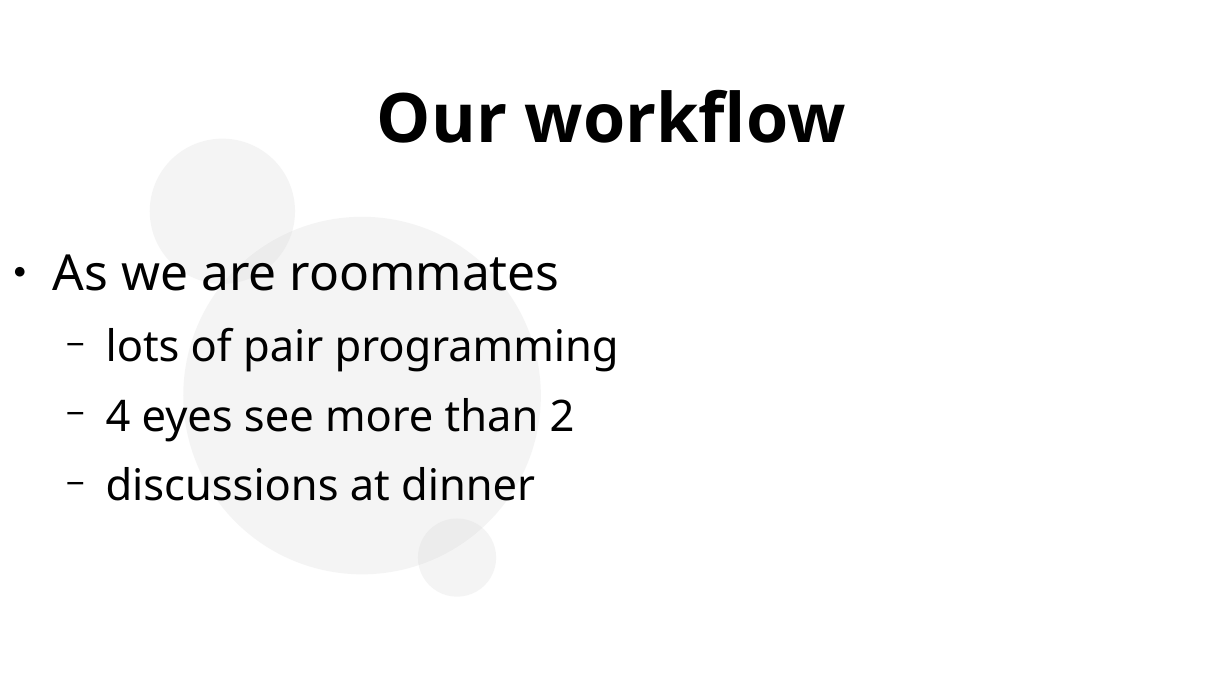
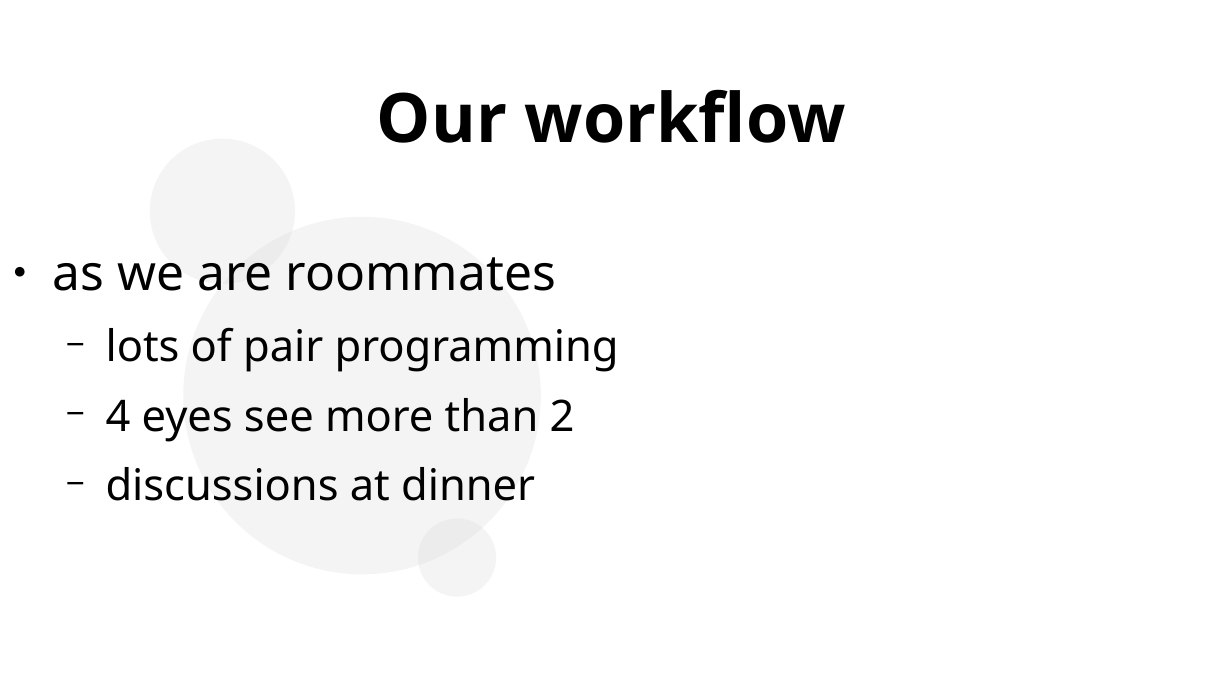
Before and after one commit to devLeitner/384.068-infineon, a slide deck: slide 3 of report/presentation.odp. Drawn at 1232x693 pixels with LibreOffice and Linux fonts; fonts in the diff are those of the drawing; background and template pictures are left out. Boxes give left, top, right and bottom in pixels: in the first picture for what was removed or moved away, otherwise in the second. Text is boxed around its words. In the diff, an @@ line names an element or a change of style, - is before the commit and + after.

```diff
--- a/report/presentation.odp
+++ b/report/presentation.odp
@@ text at (53,257,556,291): text changed @@
-● As we are roommates
+● as we are roommates
```
Also in this commit, not shown: 2 other slides changed, 3 slides added, 2 other files.
